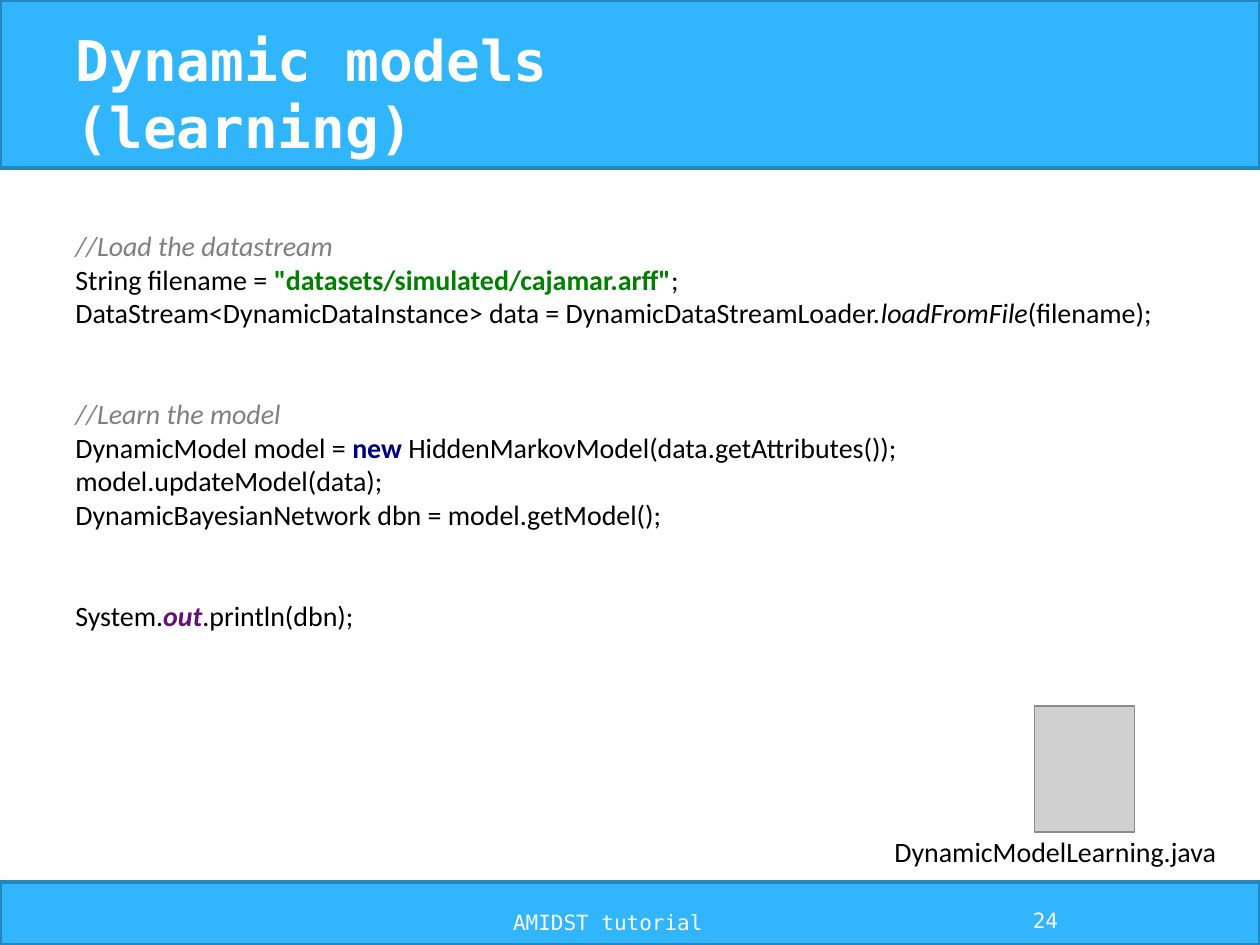
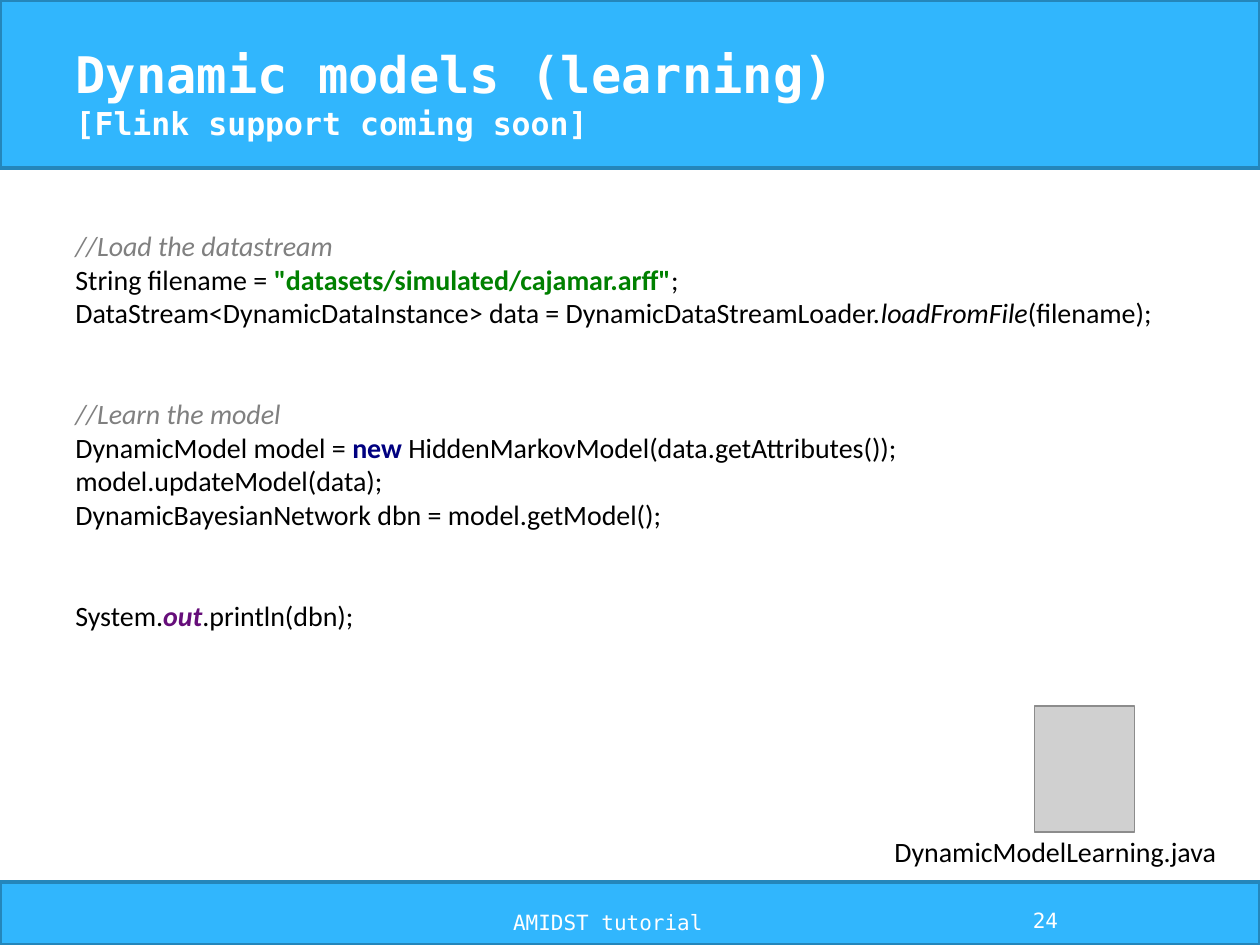
Before and after one commit to amidst/tutorial, a slide deck: slide 24 of doc/slides/AMIDST_slides.pptx. Drawn at 1260x945 pixels with LibreOffice and Linux fonts; fonts in the diff are those of the drawing; grey boxes stand for pictures; background and template pictures are left out. Boxes give left, top, right and bottom in pixels: in the first picture for what was removed or moved away, otherwise in the second. Text is boxed around its words. In the diff, an @@ line names an element or a change of style, - is before the commit and + after.

```diff
--- a/doc/slides/AMIDST_slides.pptx
+++ b/doc/slides/AMIDST_slides.pptx
@@ title at (76,52,833,142): text changed; size 32 to 18 pt @@
-Dynamic models (learning)
+Dynamic models (learning)
+[Flink support coming soon]
```
Also in this commit, not shown: 10 other slides changed, 6 other files.
